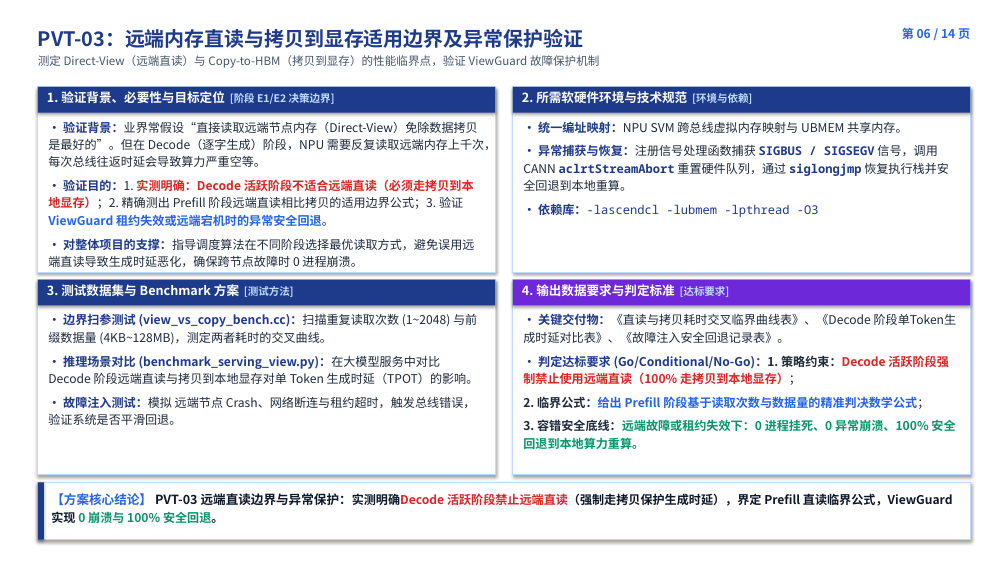
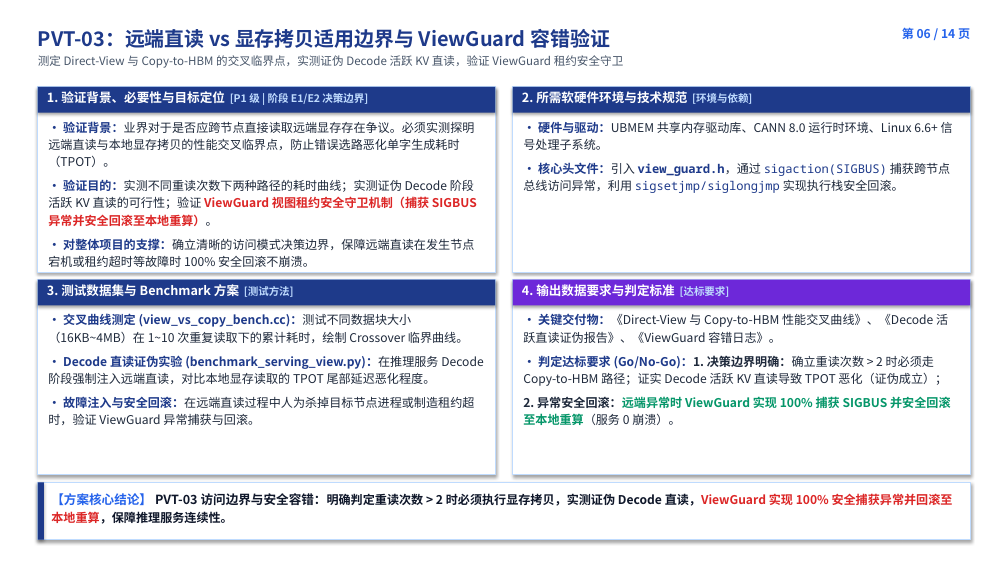
Before and after one commit to stonetree/reports, a slide deck: slide 6 of kvcache/unified_kv_memory/提前验证方案设计/验证计划方案设计/开发人员串讲PPT/00_统一异构KVCache存储池_提前验证全景与开发串讲完整版_预审版.pptx. Drawn at 1008x567 pixels with LibreOffice and Linux fonts; fonts in the diff are those of the drawing. Boxes give left, top, right and bottom in pixels: in the first picture for what was removed or moved away, otherwise in the second. Text is boxed around its words. In the diff, an @@ line names an element or a change of style, - is before the commit and + after.

Commit message:
全面对齐最新评审要求与用语规范

```diff
--- a/kvcache/unified_kv_memory/提前验证方案设计/验证计划方案设计/开发人员串讲PPT/00_统一异构KVCache存储池_提前验证全景与开发串讲完整版_预审版.pptx
+++ b/kvcache/unified_kv_memory/提前验证方案设计/验证计划方案设计/开发人员串讲PPT/00_统一异构KVCache存储池_提前验证全景与开发串讲完整版_预审版.pptx
@@ text at bbox=[38, 29, 623, 68]: text changed @@
-PVT-03：远端内存直读与拷贝到显存适用边界及异常保护验证
-测定 Direct-View（远端直读）与 Copy-to-HBM（拷贝到显存）的性能临界点，验证 ViewGuard 故障保护机制
+PVT-03：远端直读 vs 显存拷贝适用边界与 ViewGuard 容错验证
+测定 Direct-View 与 Copy-to-HBM 的交叉临界点，实测证伪 Decode 活跃 KV 直读，验证 ViewGuard 租约安全守卫
@@ text at bbox=[47, 91, 368, 104]: text changed; size 12 to 10 pt; text colour #FFFFFF to #BFDBFE @@
-1. 验证背景、必要性与目标定位 [阶段 E1/E2 决策边界]
+1. 验证背景、必要性与目标定位 [P1 级 | 阶段 E1/E2 决策边界]
@@ text at bbox=[48, 121, 477, 267]: text changed @@
-• 验证背景：业界常假设“直接读取远端节点内存（Direct-View）免除数据拷贝是最好的”。但在 Decode（逐字生成）阶段，NPU 需要反复读取远端内存上千次，每次总线往返时延会导致算力严重空等。
-• 验证目的：1. 实测明确：Decode 活跃阶段不适合远端直读（必须走拷贝到本地显存）；2. 精确测出 Prefill 阶段远端直读相比拷贝的适用边界公式；3. 验证 ViewGuard 租约失效或远端宕机时的异常安全回退。
-• 对整体项目的支撑：指导调度算法在不同阶段选择最优读取方式，避免误用远端直读导致生成时延恶化，确保跨节点故障时 0 进程崩溃。
+• 验证背景：业界对于是否应跨节点直接读取远端显存存在争议。必须实测探明远端直读与本地显存拷贝的性能交叉临界点，防止错误选路恶化单字生成耗时（TPOT）。
+• 验证目的：实测不同重读次数下两种路径的耗时曲线；实测证伪 Decode 阶段活跃 KV 直读的可行性；验证 ViewGuard 视图租约安全守卫机制（捕获 SIGBUS 异常并安全回滚至本地重算）。
+• 对整体项目的支撑：确立清晰的访问模式决策边界，保障远端直读在发生节点宕机或租约超时等故障时 100% 安全回滚不崩溃。
@@ text at bbox=[523, 122, 953, 193]: text changed; text colour #1E3A8A to #1E293B @@
-• 统一编址映射：NPU SVM 跨总线虚拟内存映射与 UBMEM 共享内存。
-• 异常捕获与恢复：注册信号处理函数捕获 SIGBUS / SIGSEGV 信号，调用 CANN aclrtStreamAbort 重置硬件队列，通过 siglongjmp 恢复执行栈并安全回退到本地重算。
-• 依赖库：-lascendcl -lubmem -lpthread -O3
+• 硬件与驱动：UBMEM 共享内存驱动库、CANN 8.0 运行时环境、Linux 6.6+ 信号处理子系统。
+• 核心头文件：引入 view_guard.h，通过 sigaction(SIGBUS) 捕获跨节点总线访问异常，利用 sigsetjmp/siglongjmp 实现执行栈安全回滚。
@@ text at bbox=[48, 313, 483, 425]: text changed @@
-• 边界扫参测试 (view_vs_copy_bench.cc)：扫描重复读取次数 (1~2048) 与前缀数据量 (4KB~128MB)，测定两者耗时的交叉曲线。
-• 推理场景对比 (benchmark_serving_view.py)：在大模型服务中对比 Decode 阶段远端直读与拷贝到本地显存对单 Token 生成时延（TPOT）的影响。
-• 故障注入测试：模拟 远端节点 Crash、网络断连与租约超时，触发总线错误，验证系统是否平滑回退。
+• 交叉曲线测定 (view_vs_copy_bench.cc)：测试不同数据块大小（16KB~4MB）在 1~10 次重复读取下的累计耗时，绘制 Crossover 临界曲线。
+• Decode 直读证伪实验 (benchmark_serving_view.py)：在推理服务 Decode 阶段强制注入远端直读，对比本地显存读取的 TPOT 尾部延迟恶化程度。
+• 故障注入与安全回滚：在远端直读过程中人为杀掉目标节点进程或制造租约超时，验证 ViewGuard 异常捕获与回滚。
@@ text at bbox=[523, 313, 950, 425]: text changed; bold off @@
-• 关键交付物：《直读与拷贝耗时交叉临界曲线表》、《Decode 阶段单Token生成时延对比表》、《故障注入安全回退记录表》。
-• 判定达标要求 (Go/Conditional/No-Go)：1. 策略约束：Decode 活跃阶段强制禁止使用远端直读（100% 走拷贝到本地显存）；
-2. 临界公式：给出 Prefill 阶段基于读取次数与数据量的精准判决数学公式；
-3. 容错安全底线：远端故障或租约失效下：0 进程挂死、0 异常崩溃、100% 安全回退到本地算力重算。
+• 关键交付物：《Direct-View 与 Copy-to-HBM 性能交叉曲线》、《Decode 活跃直读证伪报告》、《ViewGuard 容错日志》。
+• 判定达标要求 (Go/No-Go)：1. 决策边界明确：确立重读次数 > 2 时必须走 Copy-to-HBM 路径；证实 Decode 活跃 KV 直读导致 TPOT 恶化（证伪成立）；
+2. 异常安全回滚：远端异常时 ViewGuard 实现 100% 捕获 SIGBUS 并安全回滚至本地重算（服务 0 崩溃）。
@@ text at bbox=[51, 491, 953, 524]: text changed @@
-【方案核心结论】 PVT-03 远端直读边界与异常保护：实测明确Decode 活跃阶段禁止远端直读（强制走拷贝保护生成时延），界定 Prefill 直读临界公式，ViewGuard 实现 0 崩溃与 100% 安全回退。
+【方案核心结论】 PVT-03 访问边界与安全容错：明确判定重读次数 > 2 时必须执行显存拷贝，实测证伪 Decode 直读，ViewGuard 实现 100% 安全捕获异常并回滚至本地重算，保障推理服务连续性。
```
Also in this commit, not shown: 13 other slides changed, 5 other files.
